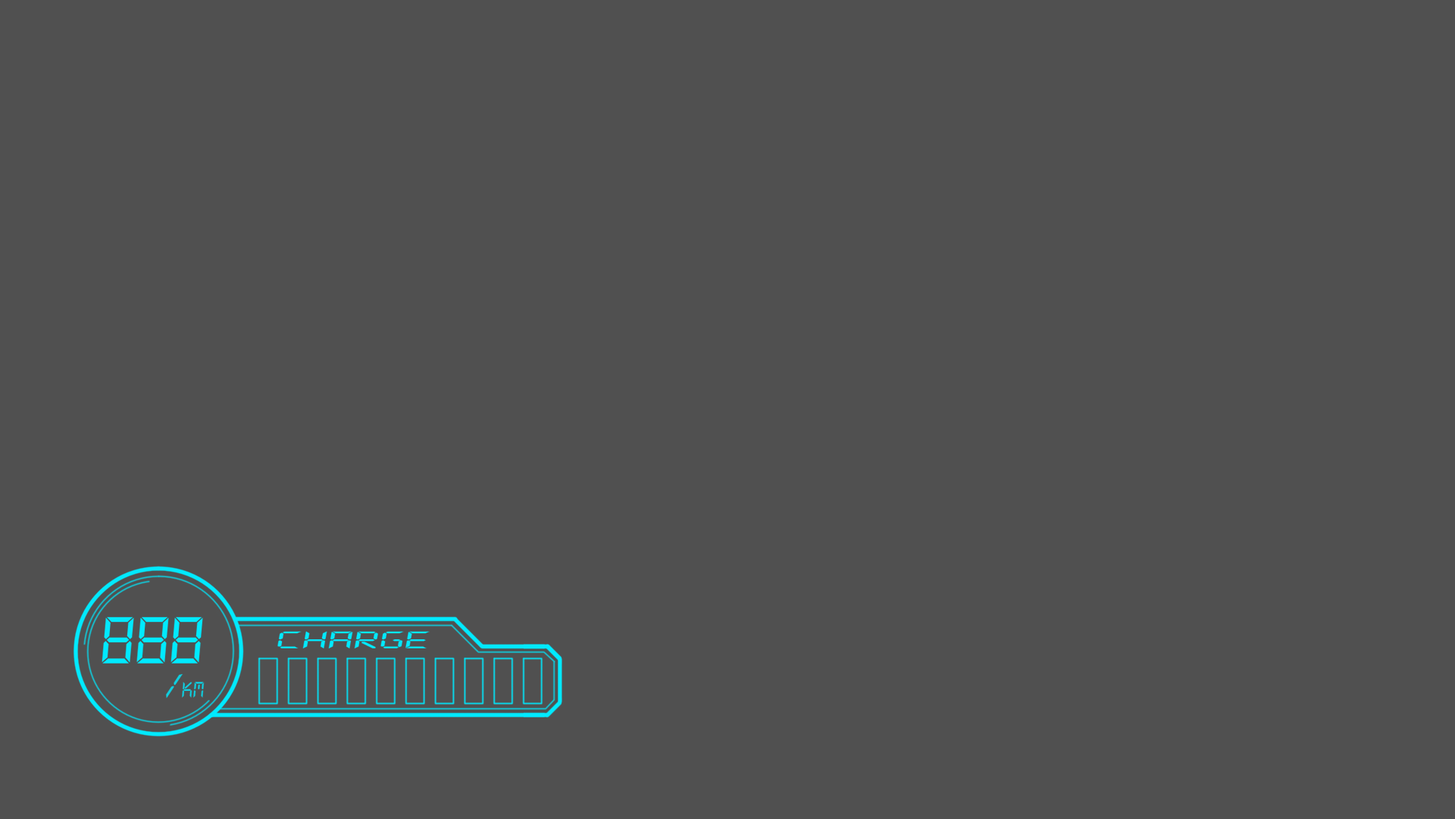
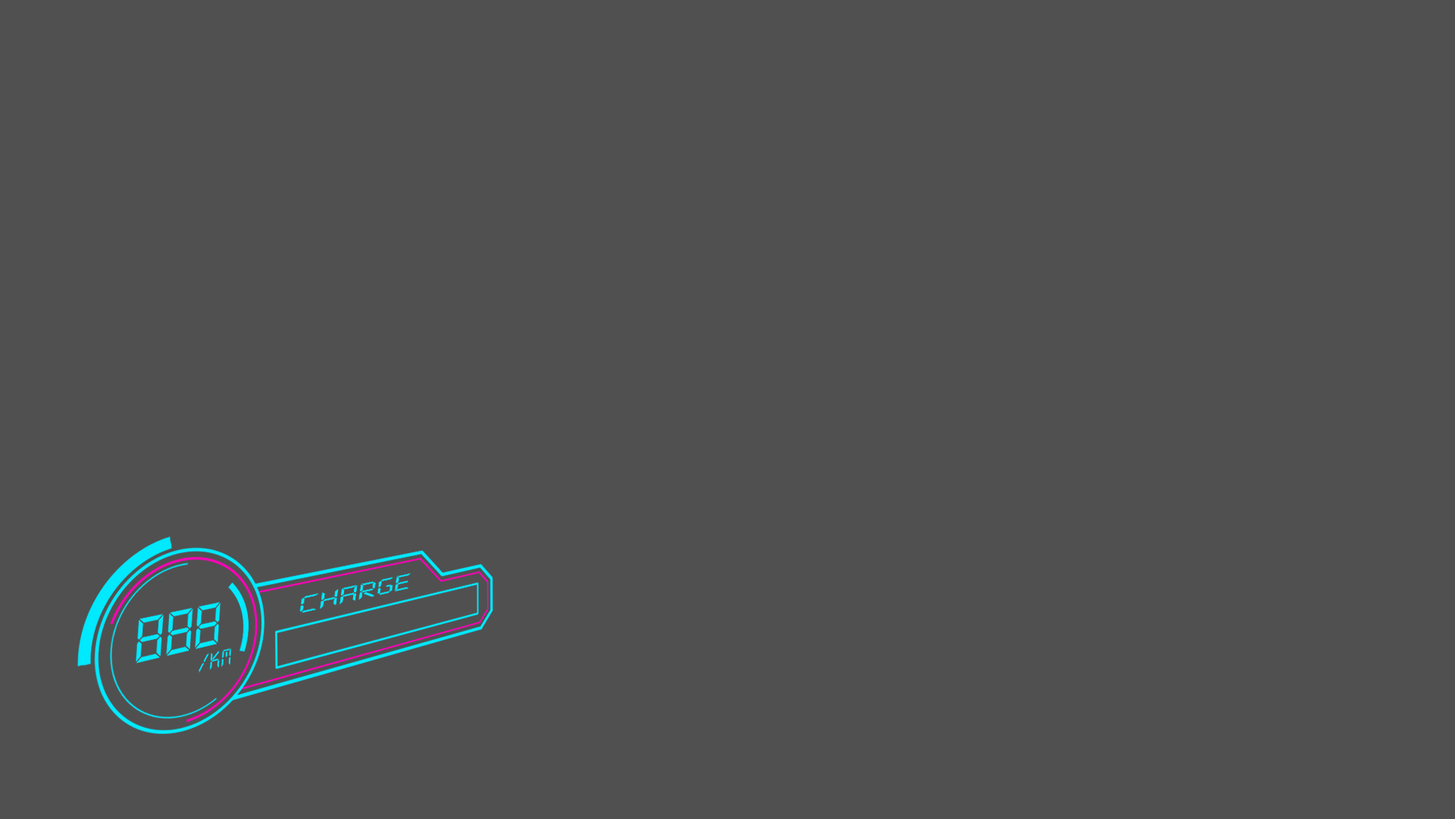
Layered file, before and after one edit (1455×819). Changes by layer:
removed layer "km" over [72, 565, 563, 737]
added layer "Charge" above "背景" over [77, 535, 494, 735]
